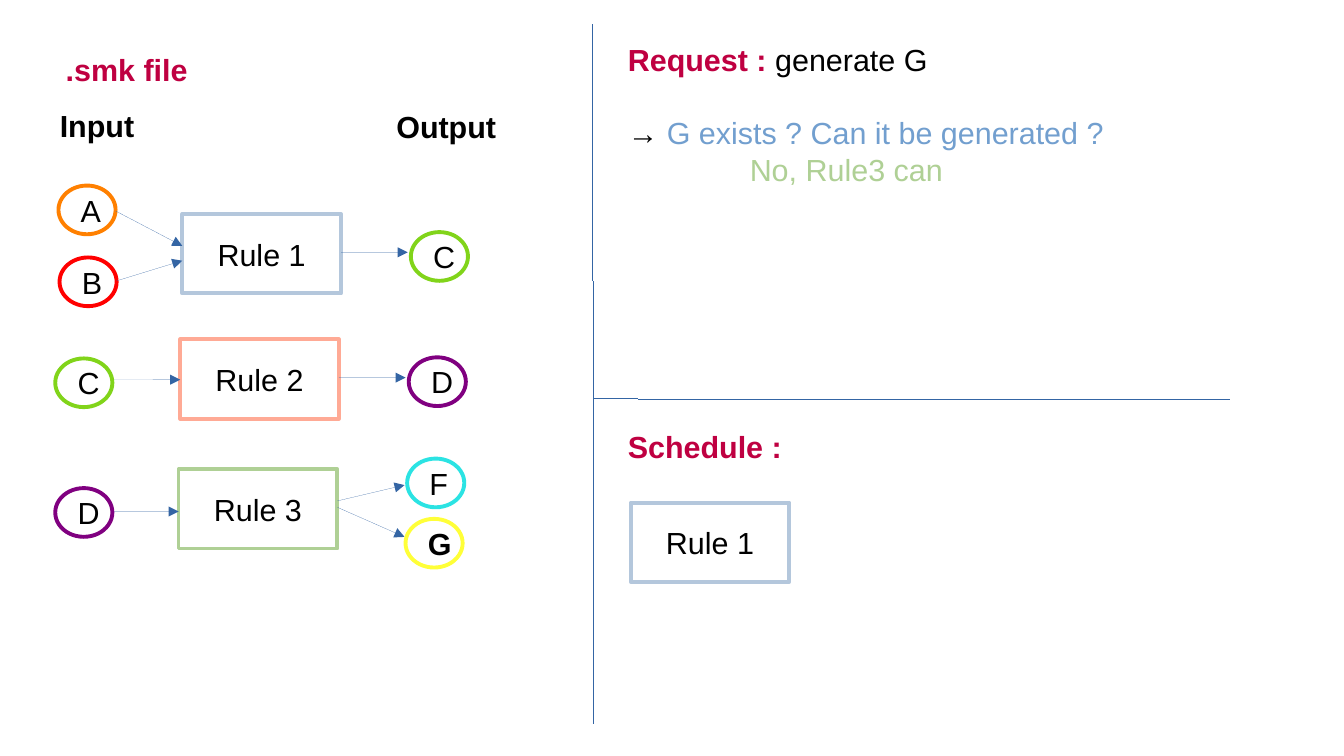
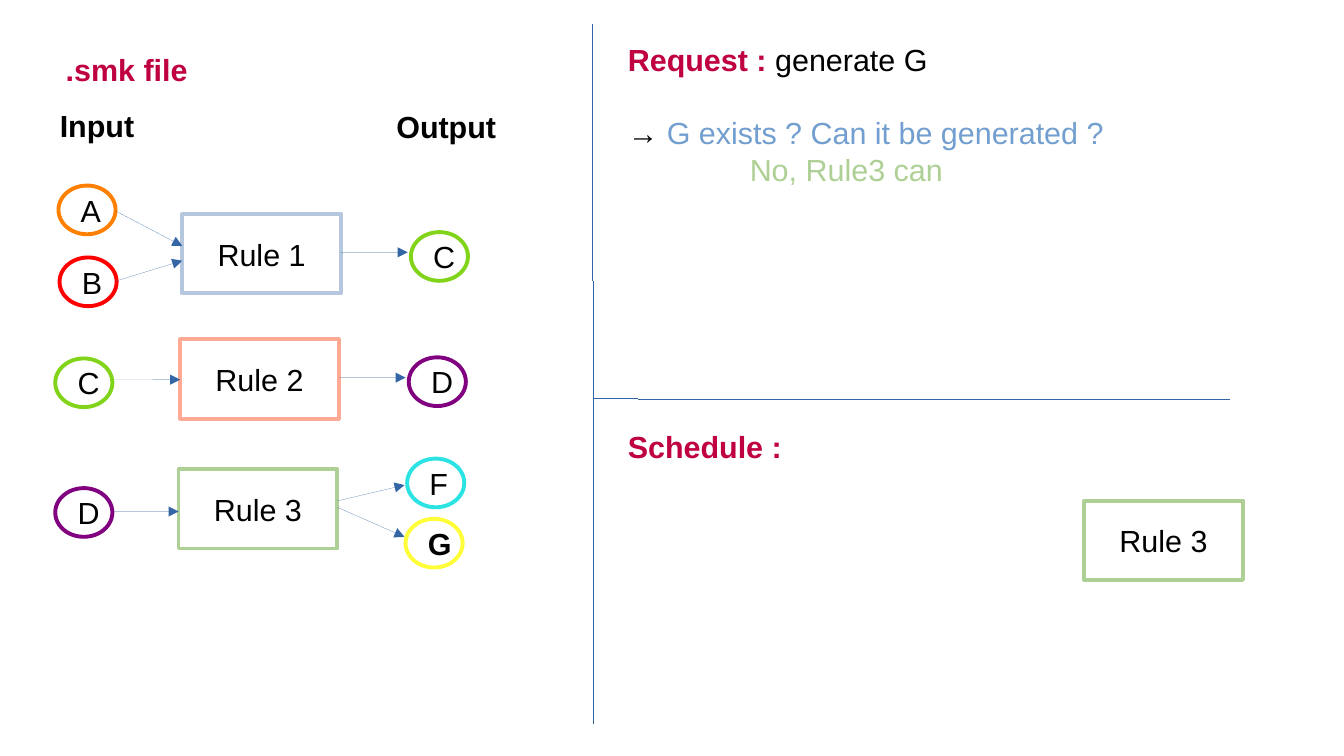
Before and after one commit to Sebastien-Raguideau/Ebame, a slide deck: slide 13 of Figures/ebame_figs.odp. Drawn at 1344x756 pixels with LibreOffice and Linux fonts; fonts in the diff are those of the drawing. Boxes give left, top, right and bottom in pixels: in the first picture for what was removed or moved away, otherwise in the second. Text is boxed around its words. In the diff, an @@ line names an element or a change of style, - is before the commit and + after.

```diff
--- a/Figures/ebame_figs.odp
+++ b/Figures/ebame_figs.odp
@@ rectangle removed at (631,502,789,582) @@
-Rule 1
@@ rectangle added at (1084,501,1243,581), outline #AFD095 2.3 pt, 18 pt, text #000000 @@
+Rule 3
```
Also in this commit, not shown: 1 other slide changed.
